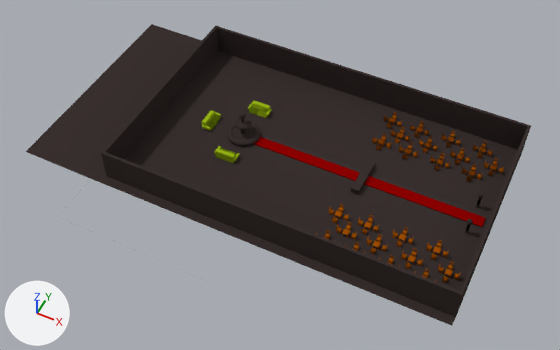
An edit to the Blender file scenes/Lobby/Short Lobby/Lobby.blend, drawn before and after from the same camera.
Rendered twice from a camera (50 mm lens) standing at (60.4, -173.2, 199.7) and looking at (-19.0, -14.3, 1.1). The axes (+X, +Y, +Z) are drawn at lower left. The lights are the same throughout.
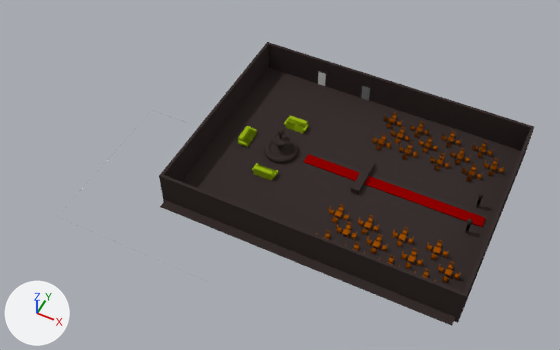
The change in detail:
me_room_001 has 8 vertices, 4 faces and spans x 0.0..60.7, y -37.0..0.0, z 0.0..7.0.
me_room_001 is used by ob_room; location (-70.0, 32.9, -0.2); scale (2.0, 2.0, 2.0).
me_room_001 part 1: the whole mesh is scaled about the mesh origin by (0.824, 1, 1).
me_cube_001 has 8 vertices, 6 faces and spans x -1.0..1.35, y -1.0..1.0, z 8.9..10.9.
me_cube_001 is used by ob_cube; location (-36.9, -4.8, 3.3); scale (66.3, -40.5, -0.127).
Part 2, on me_cube_001:
Vertex 0 of me_cube_001 moves from (-1.0, -1.0, 8.9) at pixel (151, 24) to (-0.16, -1.0, 8.9).
Vertex 1 of me_cube_001 moves from (-0.65, -1.0, 10.9) at pixel (199, 40) to (-0.16, -1.0, 10.9).
Vertex 2 of me_cube_001 moves from (-1.0, 1.0, 8.9) at pixel (25, 151) to (-0.16, 1.0, 8.9) at pixel (161, 206).
Vertex 3 of me_cube_001 moves from (-0.65, 1.0, 10.9) at pixel (79, 173) to (-0.16, 1.0, 10.9) at pixel (159, 206).
Mesh me_door_002 is new.
It is a box spanning x -0.84..0.0, y 0.0..0.03, z -1.05..0.96.
Mesh me_doorfrane_002 is new.
It has 32 vertices, 24 faces and spans x -0.5..0.5, y -0.03..0.05, z 0.0..2.1.
Object 'Room' (ob_room) moves from (-70.0, 32.9, -0.2) to (-47.5, 32.9, -0.2).
Object 'Door.002' (ob_door_002) is new; it shows me_door_002.
Its parent is ob_doorframe_002.
Its location is (0.418, -0.0221, 1.05).
Object 'DoorFrame.002' (ob_doorframe_002) is new; it shows me_doorfrane_002.
Its location is (-25.0, 32.9, 2.0).
Its scale is (3.0, 3.0, 3.0).
Object 'Door.001' (ob_door_001) is new; it shows a copy of me_door_002.
Its parent is ob_doorframe_001.
Its location is (0.418, -0.0221, 1.05).
Object 'DoorFrame.001' (ob_doorframe_001) is new; it shows a copy of me_doorfrane_002.
Its location is (-7.2, 32.9, 2.0).
Its scale is (3.0, 3.0, 3.0).

What differs and where, as boxes (x1, y1, x2, y2) in the pictures (560 x 350 px; the box of a moved part takes in the faces that stretch with it):
'Cube', reshaped (27% narrower, 15% shorter): before (26, 24, 518, 326); after (160, 68, 521, 326)
'Room', mesh rescaled, moved (13% narrower): before (101, 26, 531, 321); after (159, 42, 534, 323)
'Door.001', added: after (362, 87, 369, 100)
'Door.002', added: after (318, 73, 325, 86)
part 2 of me_cube_001, moved or reshaped: before (26, 24, 372, 208); after (160, 68, 372, 208)
